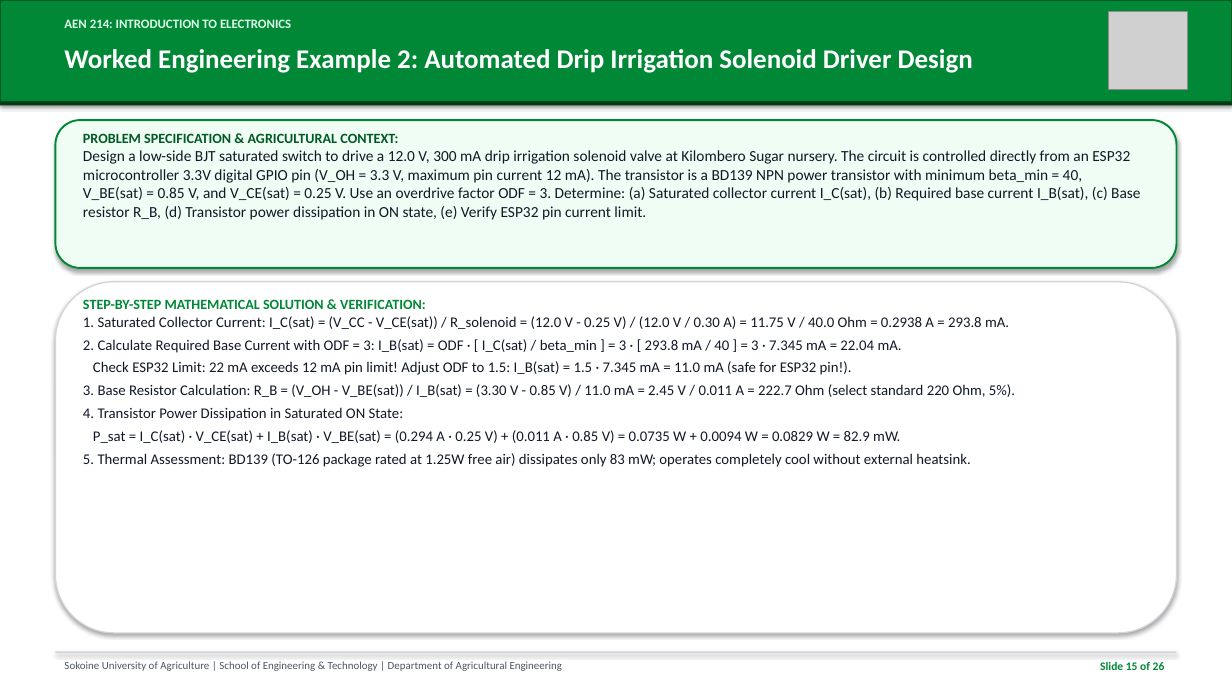
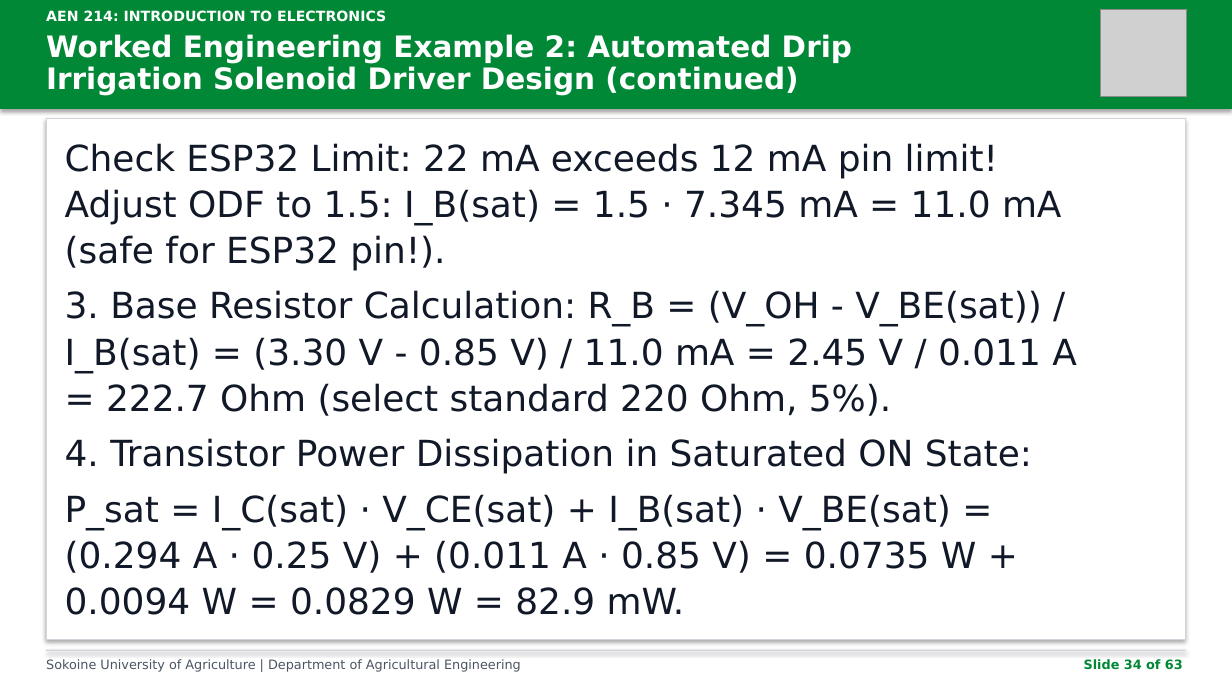
Before and after one commit to kadefue/Course_Notes, a slide deck: slide 34 of AEN 214/Lectures/AEN_214_Lecture_5.pptx (slide 15 before the commit). Drawn at 1232x693 pixels with LibreOffice and Linux fonts; fonts in the diff are those of the drawing; grey boxes stand for pictures. Boxes give left, top, right and bottom in pixels: in the first picture for what was removed or moved away, otherwise in the second. Text is boxed around its words. In the diff, an @@ line names an element or a change of style, - is before the commit and + after.

Commit message:
Refactor slide generation script and update lecture materials
- Updated README.md to include requirements for the slide generator.
- Refactored build_slides.py to improve readability and maintainability.
- Enhanced slide layout and design for better presentation quality.
- Added functionality to generate slides in a specified output directory.
- Updated lecture content for Lectures 8 and 9 in PDF and PPTX formats.

```diff
--- a/AEN 214/Lectures/AEN_214_Lecture_5.pptx
+++ b/AEN 214/Lectures/AEN_214_Lecture_5.pptx
@@ rectangle resized from (x1=0, y1=0, x2=1232, y2=102) to (x1=0, y1=0, x2=1232, y2=109) @@
@@ rectangle at (x1=0, y1=0, x2=1232, y2=109): outline #005A24 1.5 pt to none @@
@@ text "AEN 214: INTRODUCTION TO ELECTRONICS" moved from (x1=64, y1=19, x2=291, y2=28) to (x1=46, y1=10, x2=386, y2=22) @@
@@ text "AEN 214: INTRODUCTION TO ELECTRONICS" at (x1=46, y1=10, x2=386, y2=22): size 10 to 11 pt, font Calibri to DejaVu Sans, text colour #DCFCE7 to #FFFFFF @@
@@ picture resized from (x1=1109, y1=11, x2=1188, y2=90) to (x1=1100, y1=9, x2=1187, y2=96) @@
@@ text at (x1=46, y1=34, x2=852, y2=95): text changed; size 21 to 23 pt; font Calibri to DejaVu Sans @@
-Worked Engineering Example 2: Automated Drip Irrigation Solenoid Driver Design
+Worked Engineering Example 2: Automated Drip
+Irrigation Solenoid Driver Design (continued)
@@ rectangle removed at (x1=0, y1=102, x2=1232, y2=105) @@
@@ rectangle added at (x1=46, y1=118, x2=1186, y2=640), fill #FFFFFF, outline #D1D5DB 0.75 pt @@
@@ rounded rectangle removed at (x1=55, y1=120, x2=1177, y2=268) @@
@@ text added at (x1=65, y1=143, x2=1062, y2=271), 28 pt, text #111827 @@
+Check ESP32 Limit: 22 mA exceeds 12 mA pin limit!
+Adjust ODF to 1.5: I_B(sat) = 1.5 · 7.345 mA = 11.0 mA
+(safe for ESP32 pin!).
@@ text removed at (x1=83, y1=133, x2=1140, y2=220) @@
-PROBLEM SPECIFICATION & AGRICULTURAL CONTEXT:
-Design a low-side BJT saturated switch to drive a 12.0 V, 300 mA drip irrigation solenoid valve at Kilombero Sugar nursery. The circuit is controlled directly from an ESP32 microcontroller 3.3V digital GPIO pin (V_OH = 3.3 V, maximum pin current 12 mA). The transistor is a BD139 NPN power transistor with minimum beta_min = 40, V_BE(sat) = 0.85 V, and V_CE(sat) = 0.25 V. Use an overdrive factor ODF = 3. Determine: (a) Saturated collector current I_C(sat), (b) Required base current I_B(sat), (c) Base resistor R_B, (d) Transistor power dissipation in ON state, (e) Verify ESP32 pin current limit.
@@ rounded rectangle removed at (x1=55, y1=282, x2=1177, y2=633) @@
@@ text added at (x1=65, y1=290, x2=1077, y2=416), 28 pt, text #111827 @@
+3. Base Resistor Calculation: R_B = (V_OH - V_BE(sat)) /
+I_B(sat) = (3.30 V - 0.85 V) / 11.0 mA = 2.45 V / 0.011 A
+= 222.7 Ohm (select standard 220 Ohm, 5%).
@@ text removed at (x1=83, y1=299, x2=1015, y2=467) @@
-STEP-BY-STEP MATHEMATICAL SOLUTION & VERIFICATION:
-1. Saturated Collector Current: I_C(sat) = (V_CC - V_CE(sat)) / R_solenoid = (12.0 V - 0.25 V) / (12.0 V / 0.30 A) = 11.75 V / 40.0 Ohm = 0.2938 A = 293.8 mA.
-2. Calculate Required Base Current with ODF = 3: I_B(sat) = ODF · [ I_C(sat) / beta_min ] = 3 · [ 293.8 mA / 40 ] = 3 · 7.345 mA = 22.04 mA.
-Check ESP32 Limit: 22 mA exceeds 12 mA pin limit! Adjust ODF to 1.5: I_B(sat) = 1.5 · 7.345 mA = 11.0 mA (safe for ESP32 pin!).
-3. Base Resistor Calculation: R_B = (V_OH - V_BE(sat)) / I_B(sat) = (3.30 V - 0.85 V) / 11.0 mA = 2.45 V / 0.011 A = 222.7 Ohm (select standard 220 Ohm, 5%).
-4. Transistor Power Dissipation in Saturated ON State:
-P_sat = I_C(sat) · V_CE(sat) + I_B(sat) · V_BE(sat) = (0.294 A · 0.25 V) + (0.011 A · 0.85 V) = 0.0735 W + 0.0094 W = 0.0829 W = 82.9 mW.
-5. Thermal Assessment: BD139 (TO-126 package rated at 1.25W free air) dissipates only 83 mW; operates completely cool without external heatsink.
@@ text added at (x1=65, y1=438, x2=1032, y2=474), 28 pt, text #111827 @@
+4. Transistor Power Dissipation in Saturated ON State:
@@ text added at (x1=65, y1=494, x2=977, y2=615), 28 pt, text #111827 @@
+P_sat = I_C(sat) · V_CE(sat) + I_B(sat) · V_BE(sat) =
+(0.294 A · 0.25 V) + (0.011 A · 0.85 V) = 0.0735 W +
+0.0094 W = 0.0829 W = 82.9 mW.
@@ rectangle resized from (x1=55, y1=652, x2=1177, y2=653) to (x1=46, y1=650, x2=1186, y2=651) @@
@@ text at (x1=46, y1=659, x2=521, y2=672): text changed; size 8.5 to 10 pt; font Calibri to DejaVu Sans @@
-Sokoine University of Agriculture | School of Engineering & Technology | Department of Agricultural Engineering
+Sokoine University of Agriculture | Department of Agricultural Engineering
@@ text at (x1=1084, y1=659, x2=1183, y2=670): text changed; size 9 to 10 pt; font Calibri to DejaVu Sans @@
-Slide 15 of 26
+Slide 34 of 63
```
Also in this commit, not shown: 25 other slides changed, 37 slides added, 19 other files.
